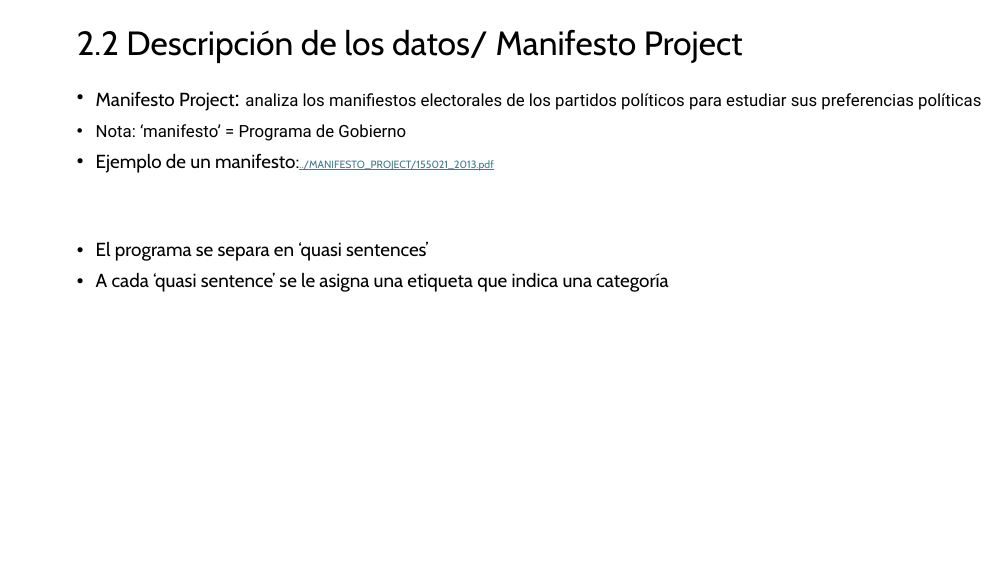
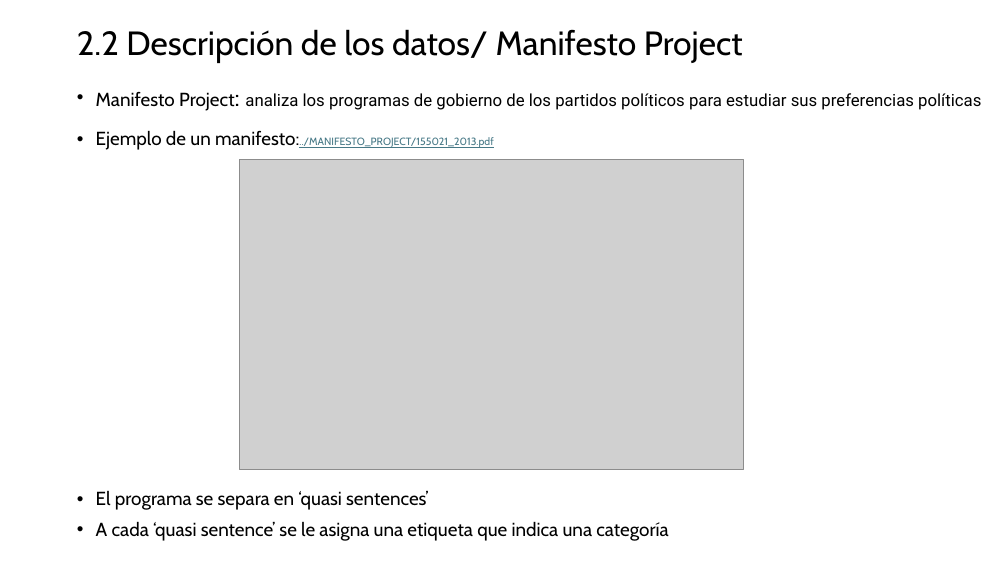
Before and after one commit to MatiasBunsterRaby/Capstone_git, a slide deck: slide 5 of Pres Capstone MBunster 2.pptx. Drawn at 1008x567 pixels with LibreOffice and Linux fonts; fonts in the diff are those of the drawing; grey boxes stand for pictures. Boxes give left, top, right and bottom in pixels: in the first picture for what was removed or moved away, otherwise in the second. Text is boxed around its words. In the diff, an @@ line names an element or a change of style, - is before the commit and + after.

Commit message:
corrigiendo el word con indicaciones de MPRaveau

```diff
--- a/Pres Capstone MBunster 2.pptx
+++ b/Pres Capstone MBunster 2.pptx
@@ text at [96,92,981,111]: text changed @@
-• Manifesto Project: analiza los manifiestos electorales de los partidos políticos para estudiar sus preferencias políticas
-• Nota: ‘manifesto’ = Programa de Gobierno
+• Manifesto Project: analiza los programas de gobierno de los partidos políticos para estudiar sus preferencias políticas
@@ text "Ejemplo de un manifesto:../MANIFESTO_PROJECT/155021_2013.pdf": place and size @@
-text "Ejemplo de un manifesto:../MANIFESTO_PROJECT/155021_2013.pdf" at [96,153,493,173]
+text "Ejemplo de un manifesto:../MANIFESTO_PROJECT/155021_2013.pdf" at [96,130,493,150]
@@ picture added at [240,159,744,470] @@
@@ text "El programa se separa en ...": place and size @@
-text "El programa se separa en ..." at [96,241,668,292]
+text "El programa se separa en ..." at [96,490,668,541]
```
Also in this commit, not shown: 3 other slides changed, 38 slides added, 3 slides removed, 2 other files.
